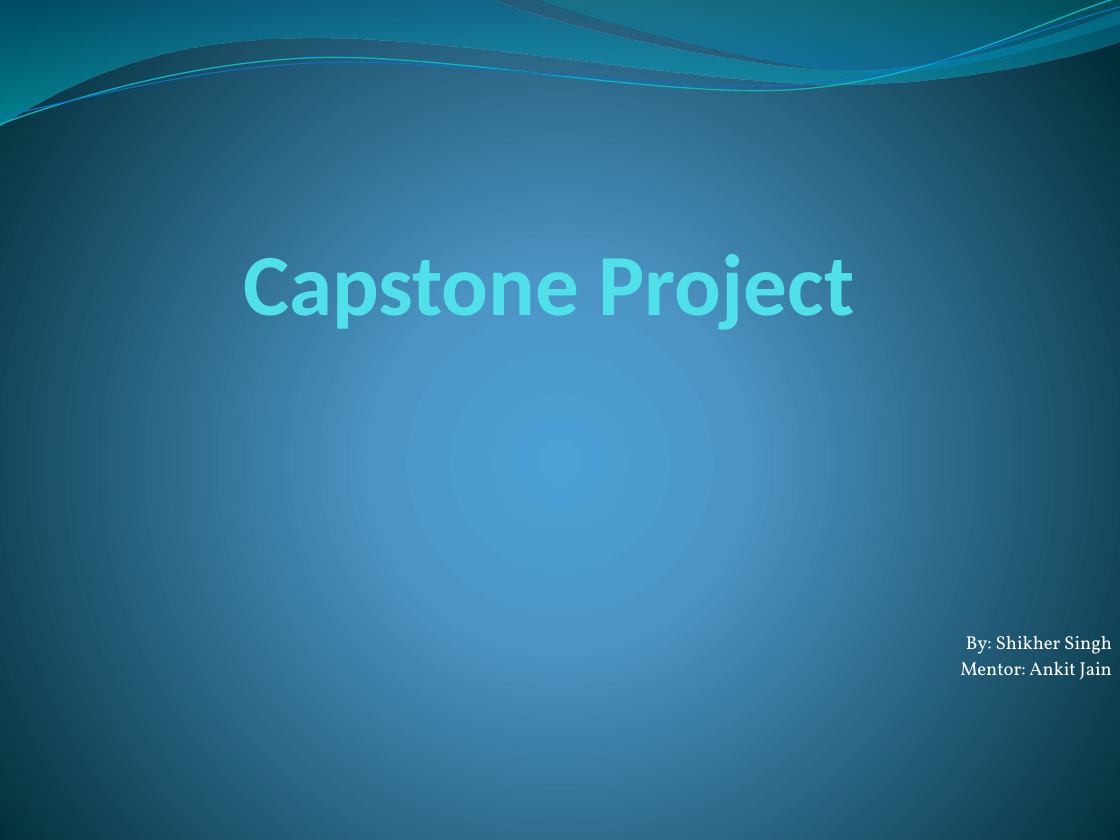
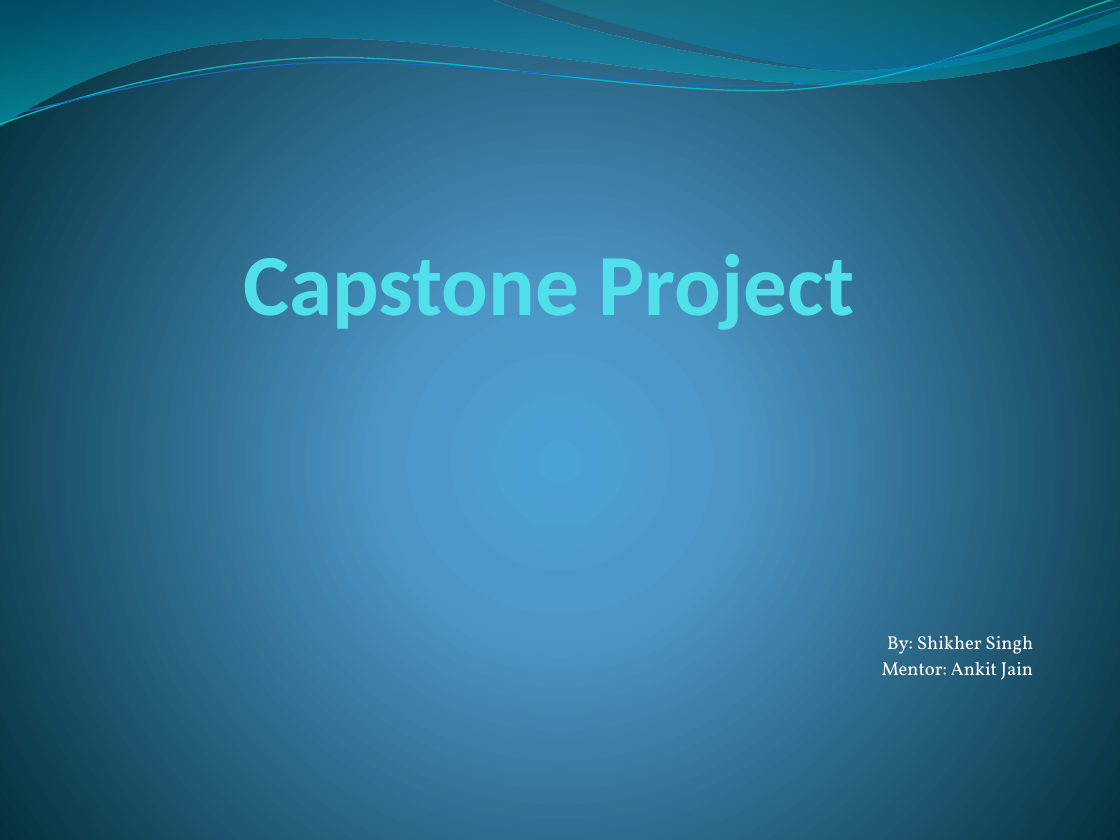
Before and after one commit to singh0021/DataScienceMasters, a slide deck: slide 1 of Capstone/Capstone Project.pptx. Drawn at 1120x840 pixels with LibreOffice and Linux fonts; fonts in the diff are those of the drawing. Boxes give left, top, right and bottom in pixels: in the first picture for what was removed or moved away, otherwise in the second. Text is boxed around its words. In the diff, an @@ line names an element or a change of style, - is before the commit and + after.

```diff
--- a/Capstone/Capstone Project.pptx
+++ b/Capstone/Capstone Project.pptx
@@ subtitle "By: Shikher Singh": place and size @@
-subtitle "By: Shikher Singh" at box(960, 635, 1112, 680)
+subtitle "By: Shikher Singh" at box(882, 636, 1033, 680)
```
Also in this commit, not shown: 3 other slides changed, 11 slides added, 6 other files.
